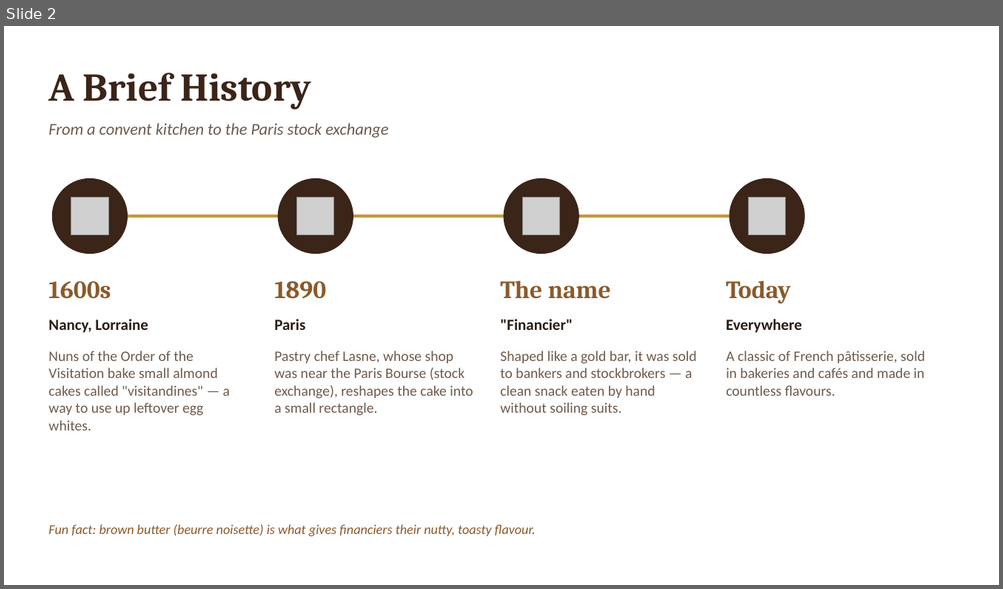
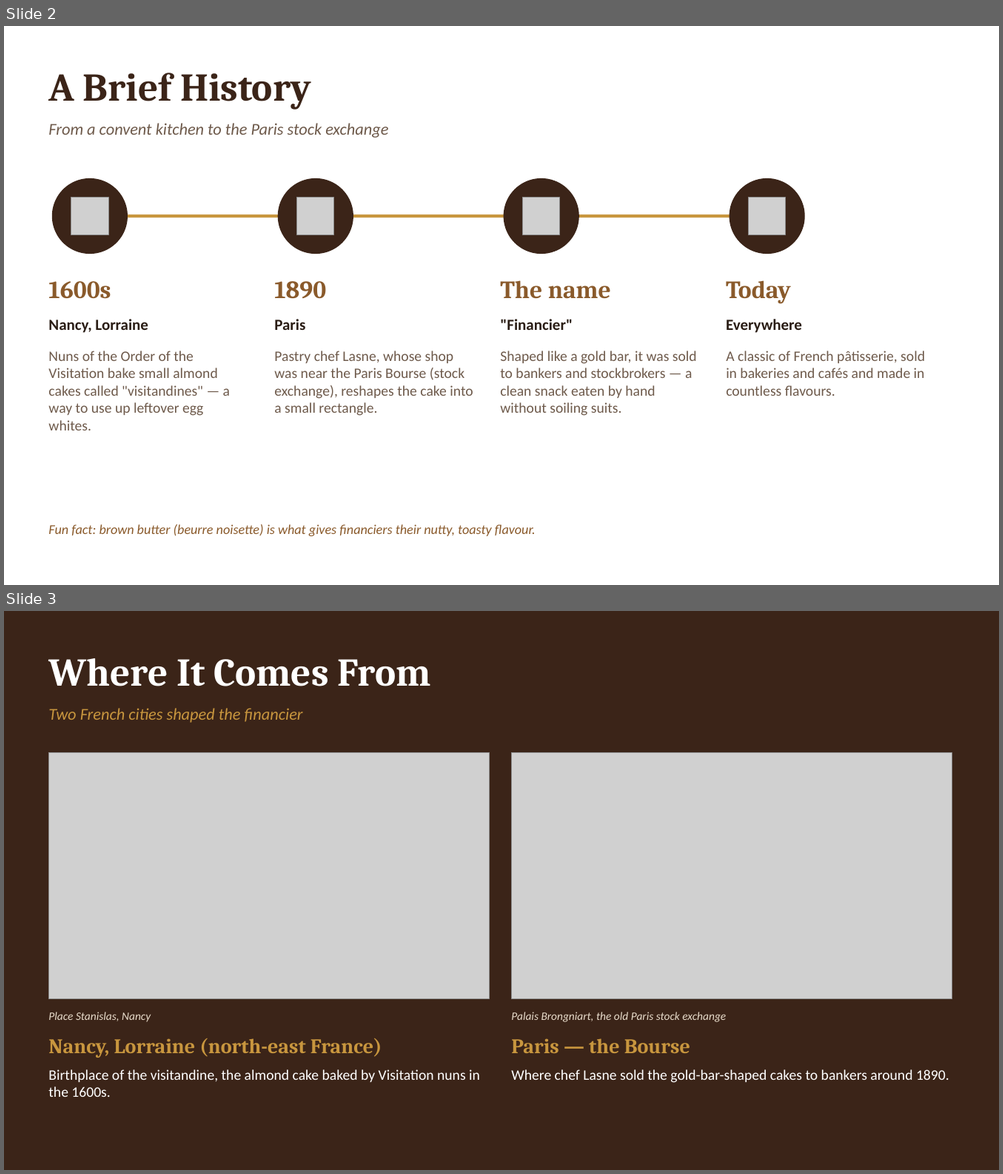
Before and after one commit to zman300z/BOYNT-WORK, a slide deck: presentations/Petits_Financiers.pptx. Shown one above the other, each under a label of ours: slide 2 before the commit, slides 2 and 3 after it. The pictures are 1003x589 and 1003x1174 pixels, drawn with LibreOffice and Linux fonts; fonts in the diff are those of the drawing; grey boxes stand for pictures. Boxes give left, top, right and bottom in pixels: in the first picture for what was removed or moved away, otherwise in the second. Text is boxed around its words. In the diff, an @@ line names an element or a change of style, - is before the commit and + after.

```diff
--- a/presentations/Petits_Financiers.pptx
+++ b/presentations/Petits_Financiers.pptx
@@ slide 3 added at box(4, 611, 999, 1170), background #3B2418 @@
@@ text added at box(48, 658, 431, 686), 38 pt, text #FFFFFF, bold @@
+Where It Comes From
@@ text added at box(48, 708, 303, 723), 16 pt, text #C8963E, italic @@
+Two French cities shaped the financier
@@ picture added at box(48, 753, 489, 999) @@
@@ picture added at box(512, 753, 951, 999) @@
@@ text added at box(48, 1012, 151, 1022), 11 pt, text #E8DCCB, italic @@
+Place Stanislas, Nancy
@@ text added at box(511, 1012, 726, 1022), 11 pt, text #E8DCCB, italic @@
+Palais Brongniart, the old Paris stock exchange
@@ text added at box(48, 1039, 382, 1058), 20 pt, text #C8963E, bold @@
+Nancy, Lorraine (north-east France)
@@ text added at box(511, 1039, 690, 1054), 20 pt, text #C8963E, bold @@
+Paris — the Bourse
@@ text added at box(48, 1070, 480, 1097), 14 pt, text #FFFFFF @@
+Birthplace of the visitandine, the almond cake baked by Visitation nuns in the 1600s.
@@ text added at box(511, 1070, 949, 1083), 14 pt, text #FFFFFF @@
+Where chef Lasne sold the gold-bar-shaped cakes to bankers around 1890.
```
Also in this commit, not shown: 5 slides changed, 1 other file.
